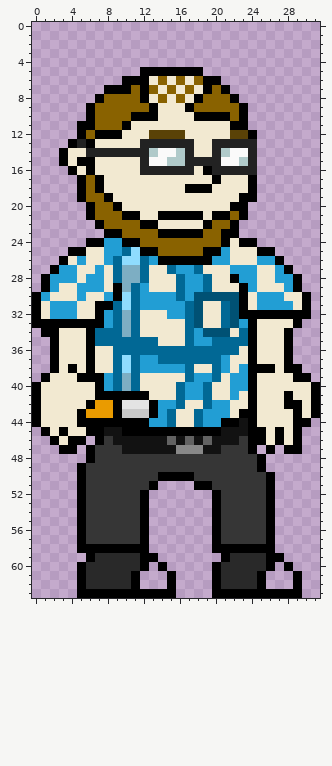
Pixel-art sprite -- DATA/Images/Sprites/M_Balan_idle.png. Above, as it was before the edit.
The file is 32x64 pixels. Colours within 5 levels of each other are drawn and written as one.
After the commit:
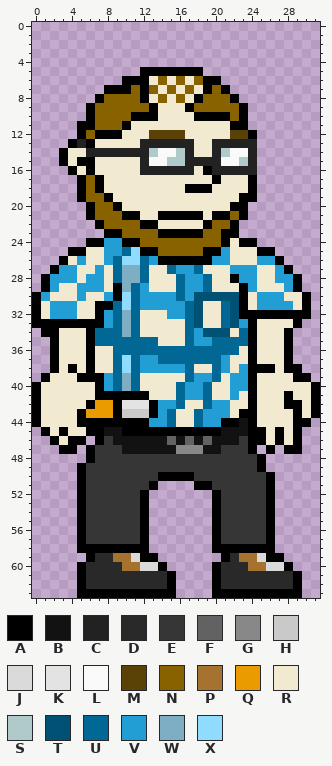
Palette (. is transparent): A #000000  B #121212  C #222222  D #292929  E #363636  F #626262  G #888888  H #c9c9c9  J #dadada  K #e3e3e3  L #fafafa  M #5a4207  N #896200  P #a5732f  Q #ea9b00  R #f2e9d1  S #b0caca  T #005174  U #016895  V #229ed4  W #7daec3  X #8fdcfe
Message: Changé les chaussures de M Balan, Modifié la génération de son
Edits made:
y 59: x 9..11 DDD -> PPJ; x 23..25 DDD -> PPJ
y 60: x 10..13 DDA. -> PPJJ; x 24..27 DDA. -> PPJJ
y 61..62: x 11..14 A... -> DDDD; x 25..28 A... -> DDDD
Boxes around the changes in both pictures, in picture pixels (x1, y1, x2, y2):
changed: (113, 553, 167, 589)
changed: (239, 553, 293, 589)
